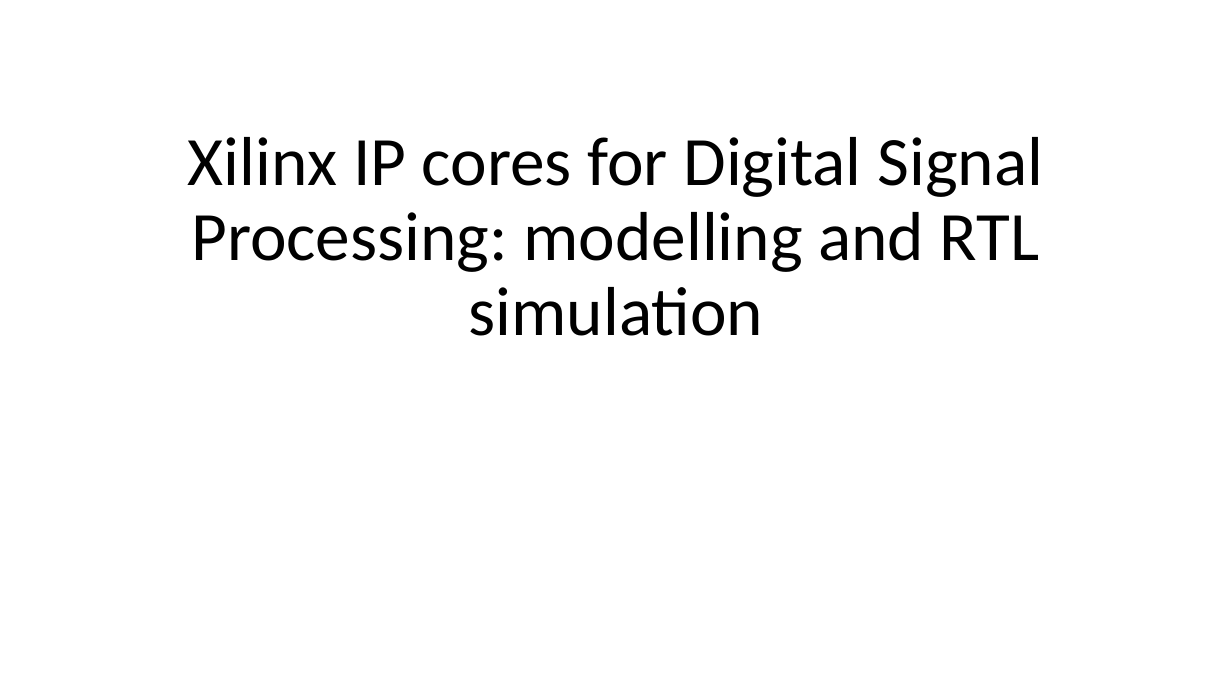
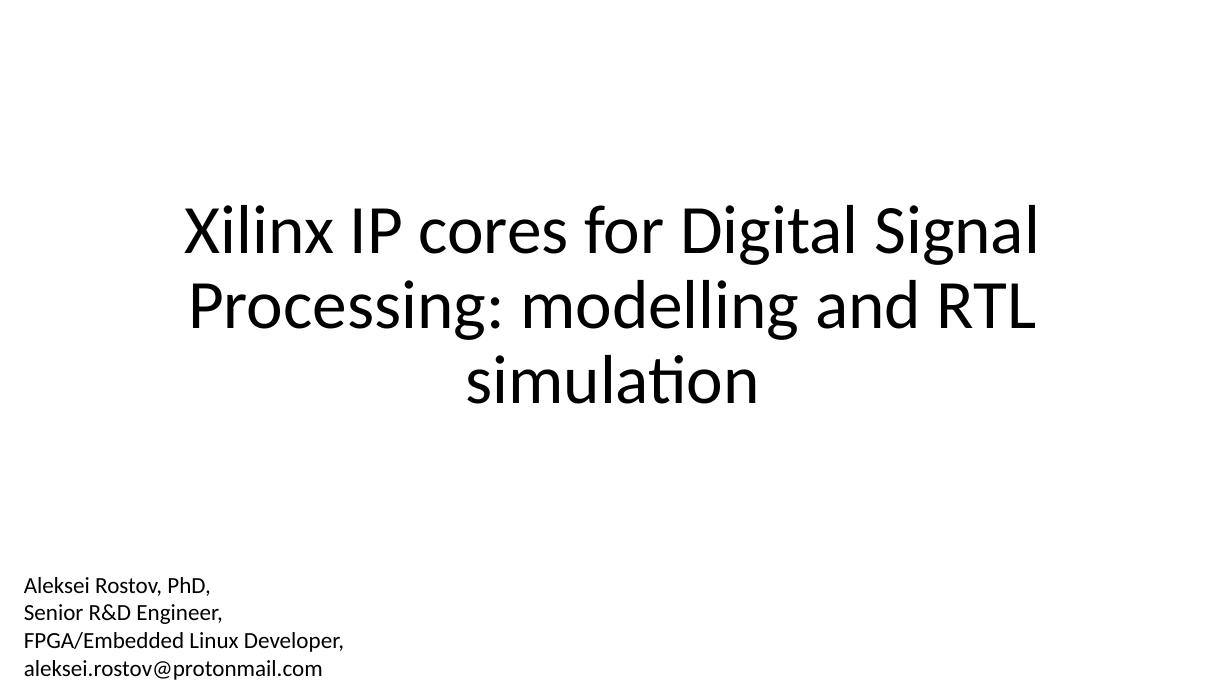
Before and after one commit to farbius/dsp_xilinx_ip, a slide deck: slide 1 of presentation/Xilinx IP cores for Digital Signal Processing.pptx. Drawn at 1232x693 pixels with LibreOffice and Linux fonts; fonts in the diff are those of the drawing. Boxes give left, top, right and bottom in pixels: in the first picture for what was removed or moved away, otherwise in the second. Text is boxed around its words. In the diff, an @@ line names an element or a change of style, - is before the commit and + after.

```diff
--- a/presentation/Xilinx IP cores for Digital Signal Processing.pptx
+++ b/presentation/Xilinx IP cores for Digital Signal Processing.pptx
@@ title "Xilinx IP cores for Digital ...": place and size @@
-title "Xilinx IP cores for Digital ..." at [188, 137, 1044, 336]
+title "Xilinx IP cores for Digital ..." at [185, 205, 1040, 404]
@@ text added at [24, 577, 344, 680], 18 pt, text #000000 @@
+Aleksei Rostov, PhD,
+Senior R&D Engineer,
+FPGA/Embedded Linux Developer,
+aleksei.rostov@protonmail.com
```
Also in this commit, not shown: 6 other slides changed, 2 slides added, 2 slides removed, 5 other files.
